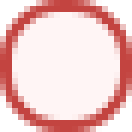
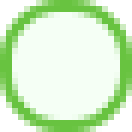
Before/after of a 132x132 layered artwork. What changed in the layer stack:
pixels changed over (0, 0, 132, 132) (layer not identified)
